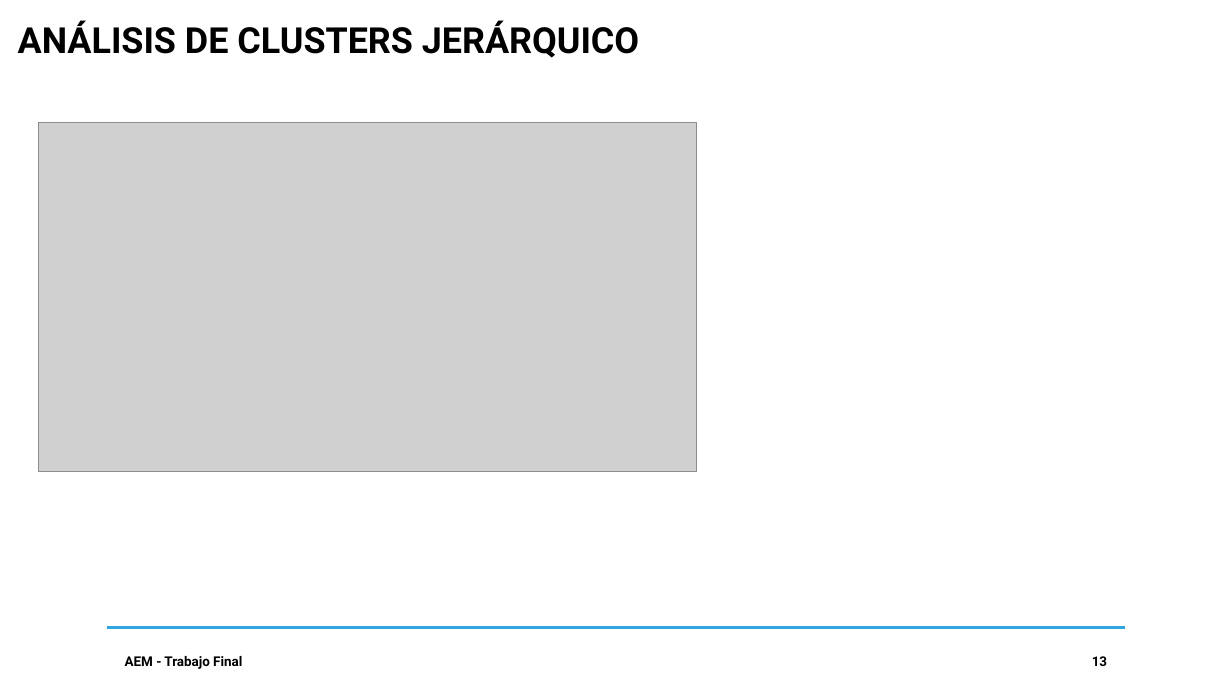
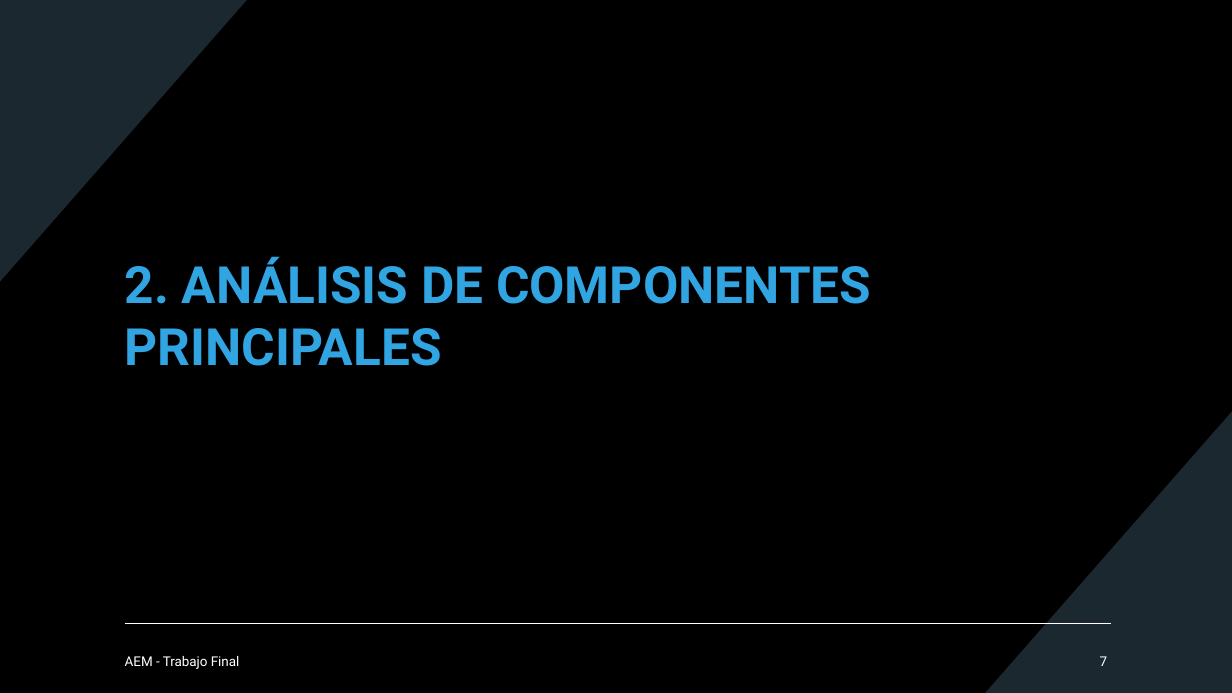
Before and after one commit to DavidGuzzi/MECMT04, a slide deck: slide 7 of AEM PPT 20240930.pptx (slide 13 before the commit). Drawn at 1232x693 pixels with LibreOffice and Linux fonts; fonts in the diff are those of the drawing; grey boxes stand for pictures. Boxes give left, top, right and bottom in pixels: in the first picture for what was removed or moved away, otherwise in the second. Text is boxed around its words. In the diff, an @@ line names an element or a change of style, - is before the commit and + after.

```diff
--- a/AEM PPT 20240930.pptx
+++ b/AEM PPT 20240930.pptx
@@ background #FFFFFF to #000000 @@
@@ freeform shape added at (0, 0, 247, 282), fill #1B2830 @@
@@ text removed at (18, 20, 639, 58) @@
-ANÁLISIS DE CLUSTERS JERÁRQUICO
@@ picture removed at (38, 122, 696, 471) @@
@@ title added at (125, 256, 871, 366), 40 pt, text #31A4E2, bold @@
+2. ANÁLISIS DE COMPONENTES PRINCIPALES
@@ freeform shape added at (985, 411, 1232, 693), fill #1B2830 @@
@@ line removed from (106, 628) to (1126, 628) @@
@@ line added from (125, 624) to (1111, 624), #FFFFFF 1 pt @@
@@ text "AEM - Trabajo Final" at (125, 656, 240, 669): text colour #000000 to #FFFFFF, bold off @@
@@ page number at (1100, 656, 1108, 666): text changed; text colour #000000 to #FFFFFF; bold off @@
-13
+7
```
Also in this commit, not shown: 9 other slides changed, 6 slides added, 1 slide removed, 4 other files.
